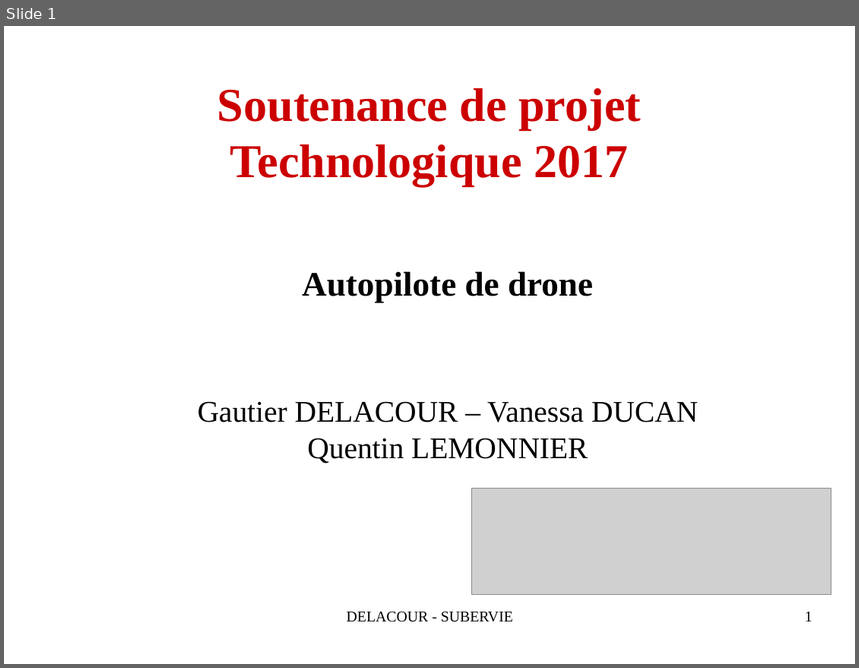
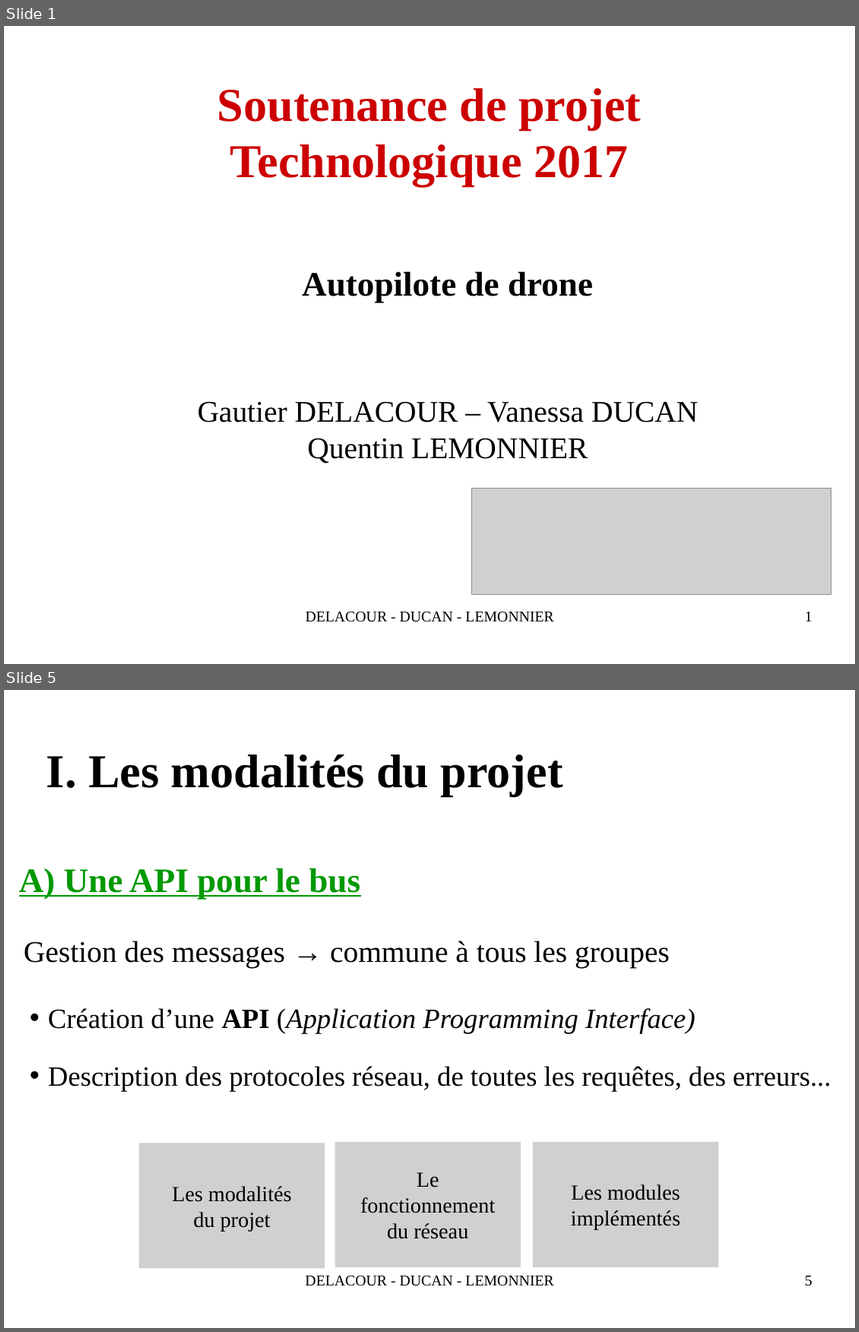
Before and after one commit to QuentinLem/ProjetTech-AutoPilot, a slide deck: doc/SoutenanceProjetReseau2016.odp. Shown one above the other, each under a label of ours: slide 1 before the commit, slides 1 and 5 after it; the slides between them are not shown. The pictures are 859x668 and 859x1332 pixels, drawn with LibreOffice and Linux fonts; fonts in the diff are those of the drawing; grey boxes stand for pictures; background and template pictures are left out. Boxes give left, top, right and bottom in pixels: in the first picture for what was removed or moved away, otherwise in the second. Text is boxed around its words. In the diff, an @@ line names an element or a change of style, - is before the commit and + after.

```diff
--- a/doc/SoutenanceProjetReseau2016.odp
+++ b/doc/SoutenanceProjetReseau2016.odp
@@ slide 5 added at (4,690,855,1328), background #FFFFFF @@
@@ title added at (47,755,563,797), 44 pt, text #000000, bold @@
+I. Les modalités du projet
@@ text added at (19,868,360,899), 32 pt, text #009900, bold, underline @@
+A) Une API pour le bus
@@ text added at (24,941,670,968), 28 pt, text #000000 @@
+Gestion des messages → commune à tous les groupes
@@ text added at (48,1008,831,1092), 26 pt, text #000000 @@
+• Création d’une API (Application Programming Interface)
+• Description des protocoles réseau, de toutes les requêtes, des erreurs...
@@ picture added at (139,1144,325,1268), 20 pt, text #000000 @@
+Les modalités
+du projet
@@ picture added at (335,1143,522,1268), 20 pt, text #000000 @@
+Le
+fonctionnement
+du réseau
@@ picture added at (533,1143,719,1268), 20 pt, text #000000 @@
+Les modules
+implémentés
@@ text added at (305,1276,553,1287), 14 pt, text #000000 @@
+DELACOUR - DUCAN - LEMONNIER
@@ page number added at (805,1276,813,1287), 14 pt, text #000000 @@
+5
@@ slide 1 changed as well @@
@@ text at (306,612,553,623): text changed @@
-DELACOUR - SUBERVIE
+DELACOUR - DUCAN - LEMONNIER
```
Also in this commit, not shown: 1 other slide changed, 17 other slides added, 29 slides removed.
